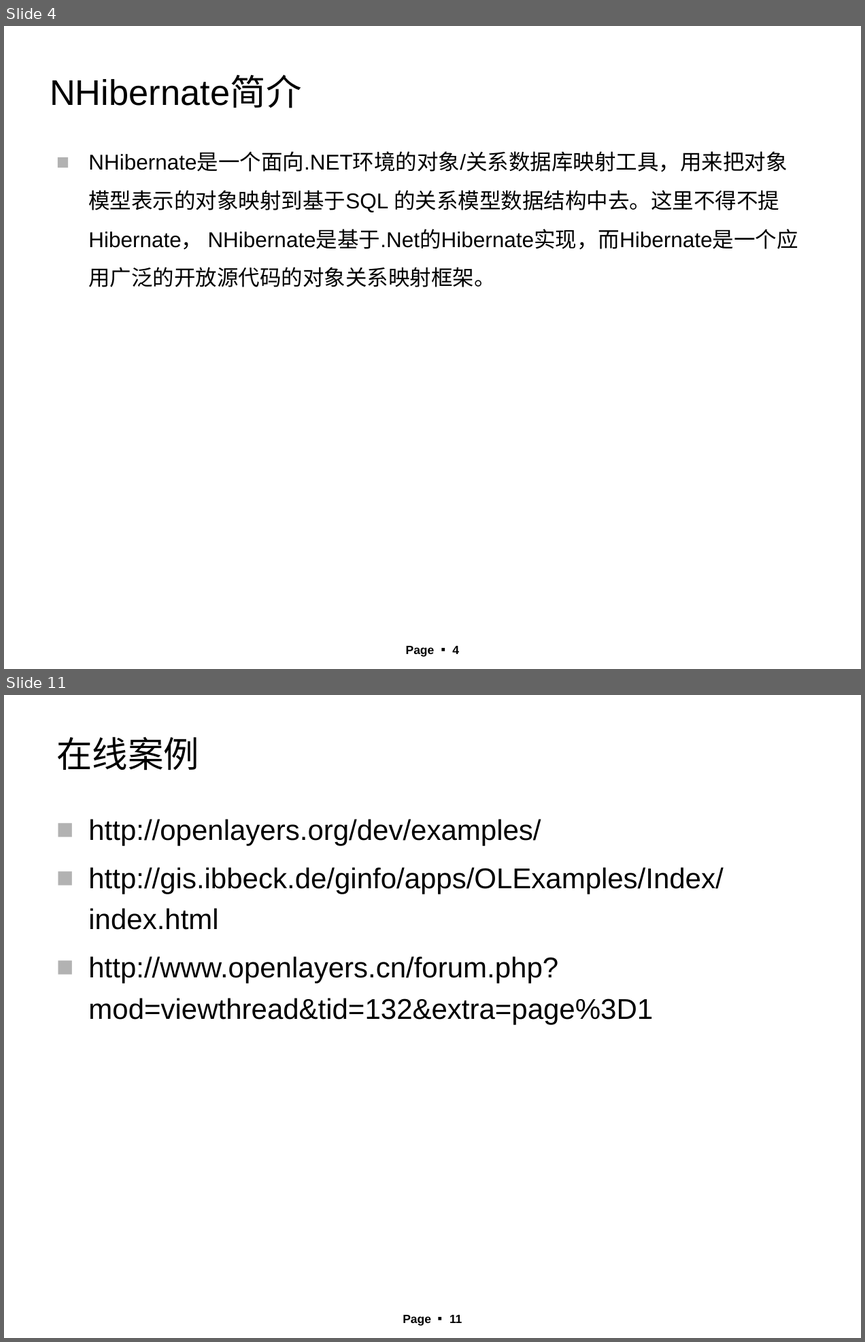
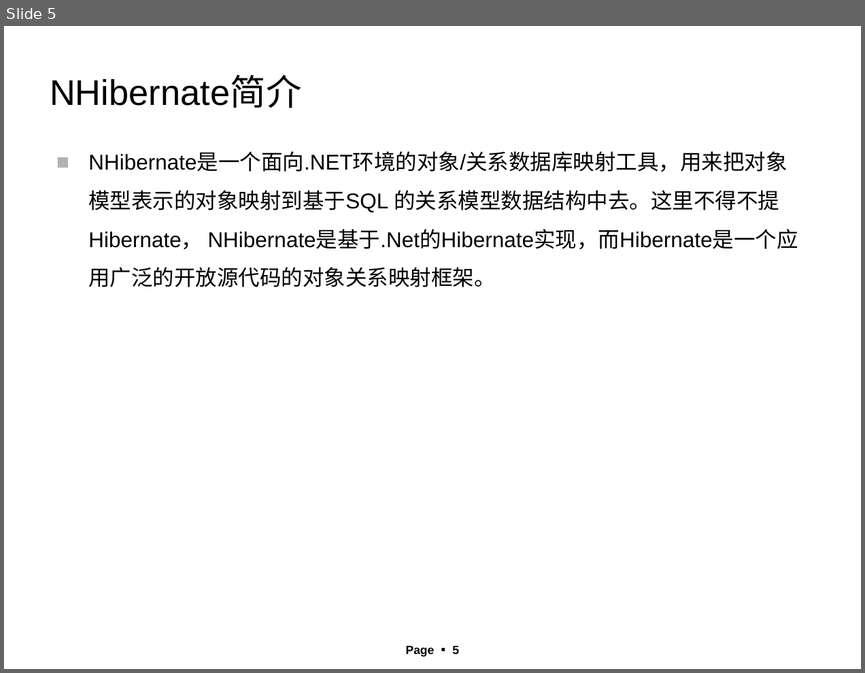
Before and after one commit to angrywindsoffice/anrgywindsPerson, a slide deck: Data Persistence Framework Pre-Research.ppt. Shown one above the other, each under a label of ours: slides 4 and 11 before the commit, slide 5 after it; the slides between them are not shown. The pictures are 865x1342 and 865x673 pixels, drawn with LibreOffice and Linux fonts; fonts in the diff are those of the drawing; background and template pictures are left out. Boxes give left, top, right and bottom in pixels: in the first picture for what was removed or moved away, otherwise in the second. Text is boxed around its words. In the diff, an @@ line names an element or a change of style, - is before the commit and + after.

```diff
--- a/Data Persistence Framework Pre-Research.ppt
+++ b/Data Persistence Framework Pre-Research.ppt
@@ slide 11 removed at (4,695,861,1338), background picture (left out); not listed: 1 template element that a slide beside it also shows @@
@@ title removed at (56,736,199,770) @@
-在线案例
@@ text removed at (88,819,723,1024) @@
-■ http://openlayers.org/dev/examples/
-■ http://gis.ibbeck.de/ginfo/apps/OLExamples/Index/index.html
-■ http://www.openlayers.cn/forum.php?mod=viewthread&tid=132&extra=page%3D1
@@ what was slide 4 is now slide 5 @@
@@ page number at (406,645,459,656): text changed @@
-Page ▪ 4
+Page ▪ 5
```
Also in this commit, not shown: 1 slide changed, 4 slides added, 7 other slides removed.
